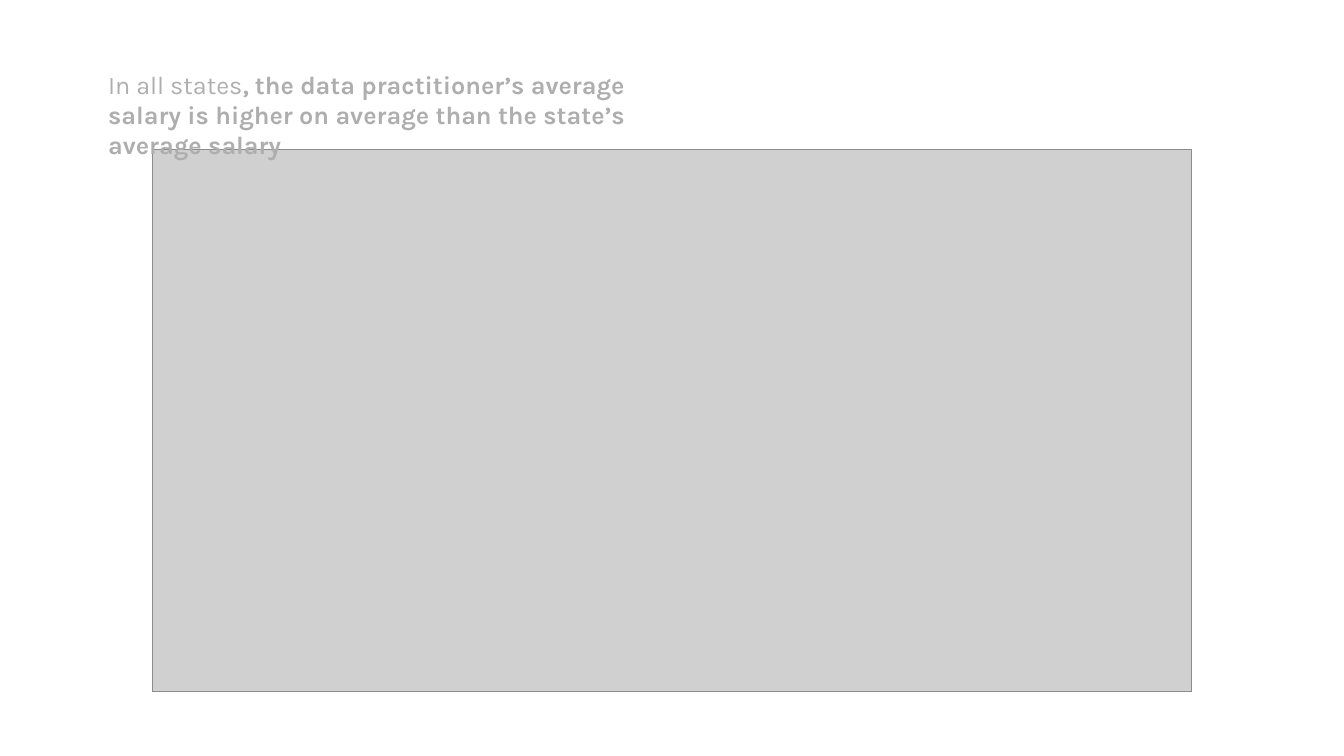
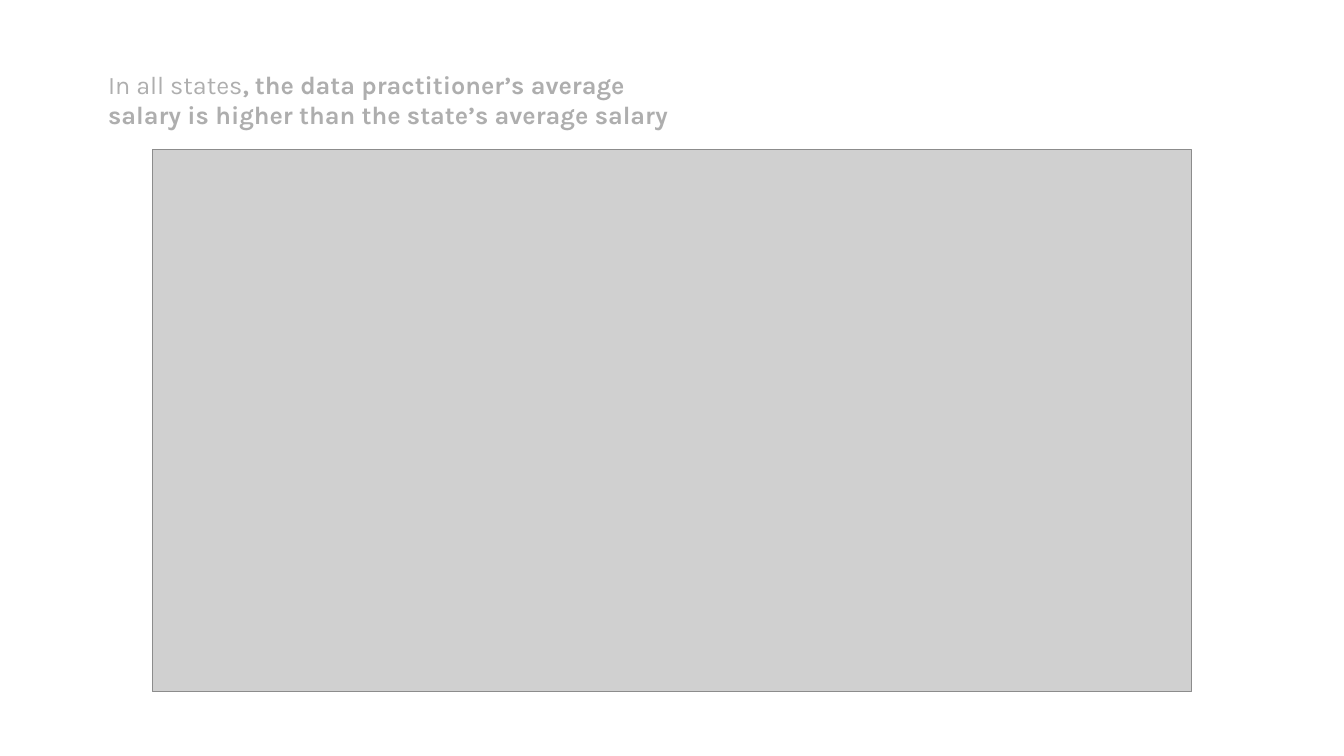
Before and after one commit to mraynolds/data608, a slide deck: slide 6 of story4/story4.pptx. Drawn at 1344x756 pixels with LibreOffice and Linux fonts; fonts in the diff are those of the drawing; grey boxes stand for pictures. Boxes give left, top, right and bottom in pixels: in the first picture for what was removed or moved away, otherwise in the second. Text is boxed around its words. In the diff, an @@ line names an element or a change of style, - is before the commit and + after.

```diff
--- a/story4/story4.pptx
+++ b/story4/story4.pptx
@@ text at (108,76,668,130): text changed @@
-In all states, the data practitioner’s average salary is higher on average than the state’s average salary
+In all states, the data practitioner’s average salary is higher than the state’s average salary
```
Also in this commit, not shown: 1 other file.
